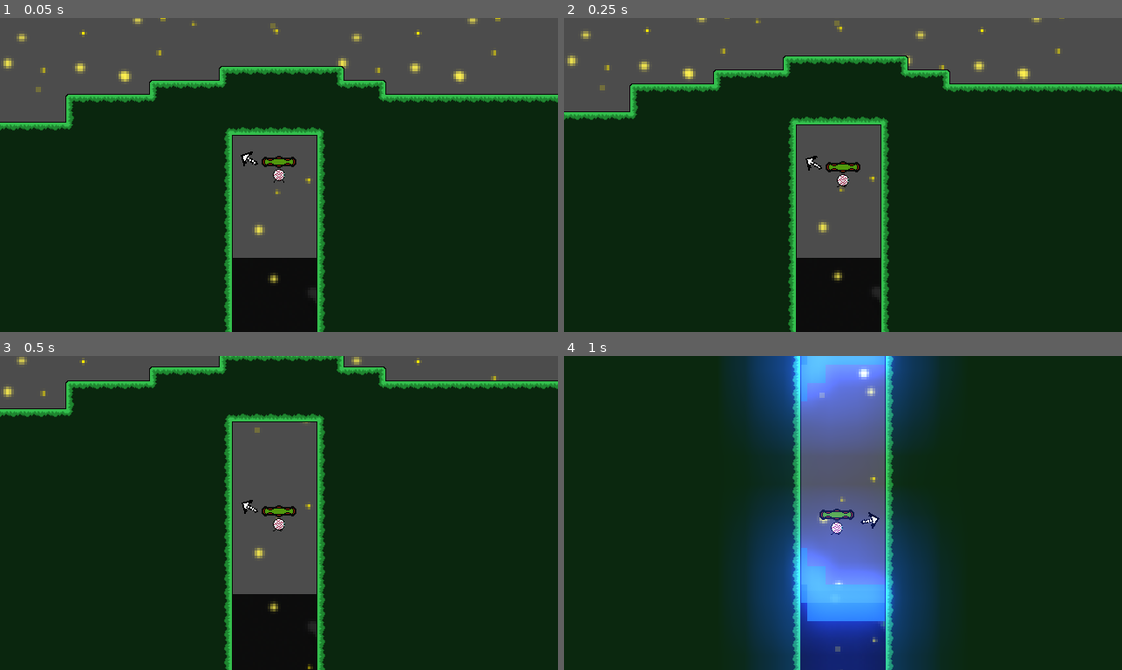
Above: before the commit, frames 1-4 (two rows, left to right).
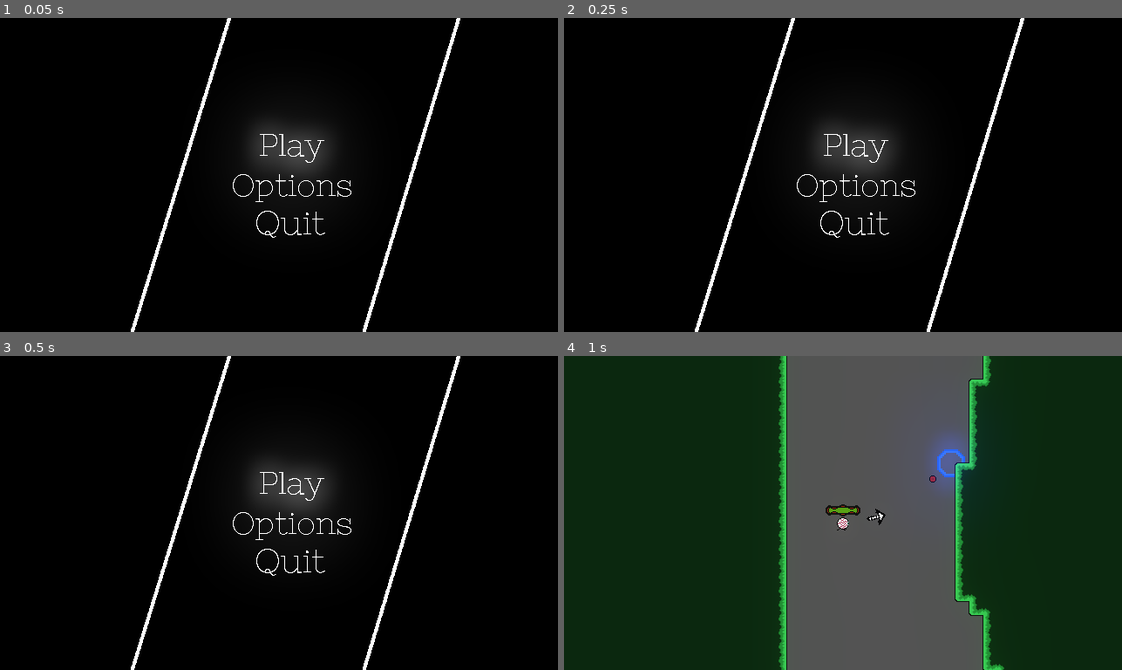
Above: after the commit, the same moments.

Repository: epimetheusgames/EyeSore
Game: Godot game, scene res://MainMenu.tscn
Two runs of this game, one before a commit and one after it. Both use one fixed random seed, a clock stepped at 60 frames per second and the inputs below. Before the commit the project starts from res://World.tscn.
Inputs (mouse positions are in pixels of both pictures, inside the frame that each line leads up to):
- Up to frame 1 (0.05 s): no input
- Up to frame 2 (0.25 s): no input
- Up to frame 3 (0.5 s): no input
- Up to frame 4 (1 s): tap Enter (ui_accept) at 0.5, 0.77 s; move the mouse to (965, 497) at 0.52 s; hold Up (Just_Arrowkey_Up) from 0.53 s (still down); click (965, 497) at 0.6 s; right-click (965, 497) at 0.8 s

The runs differ from the first frame. In frame 1, 94% of the frame differs, in the area x 0-100%, y 0-100%; in frame 2, 94%; in frame 3, 95%; in frame 4, 40%.
Error after the commit: Invalid get index 'bullet-type' (on base: 'Dictionary'). (res://Save_Data.gd:170)

Commit message:
audio players are now children of the main menu root node, and made a few small changes

Diff:
--- /dev/null
+++ b/OGPC_Project_Native_Directory/Death_SFX_Player.tscn
@@ -0,0 +1,6 @@
+[gd_scene load_steps=2 format=2]
+
+[ext_resource path="res://OWIE.ogg" type="AudioStream" id=1]
+
+[node name="OWIE_Player" type="AudioStreamPlayer"]
+stream = ExtResource( 1 )
--- /dev/null
+++ b/OGPC_Project_Native_Directory/Grass_Area_Music_Player.tscn
@@ -0,0 +1,9 @@
+[gd_scene load_steps=2 format=2]
+
+[ext_resource path="res://Jumper.wav" type="AudioStream" id=1]
+
+[node name="MusicPlayer" type="AudioStreamPlayer"]
+stream = ExtResource( 1 )
+volume_db = -28.0
+autoplay = true
+mix_target = 1
--- a/OGPC_Project_Native_Directory/MainMenu.tscn
+++ b/OGPC_Project_Native_Directory/MainMenu.tscn
@@ -1,8 +1,11 @@
-[gd_scene load_steps=6 format=2]
+[gd_scene load_steps=9 format=2]
 
 [ext_resource path="res://TestMenuBg.mp3" type="AudioStream" id=1]
 [ext_resource path="res://MainMenuHandler.gd" type="Script" id=2]
 [ext_resource path="res://OGPC-UI-Click-SFX-2.ogg" type="AudioStream" id=3]
+[ext_resource path="res://Death_SFX_Player.tscn" type="PackedScene" id=4]
+[ext_resource path="res://Grass_Area_Music_Player.tscn" type="PackedScene" id=5]
+[ext_resource path="res://Shooting_SFX_Player.tscn" type="PackedScene" id=6]
 
 [sub_resource type="Shader" id=1]
 
@@ -20,3 +23,9 @@
 [node name="ClickAudio" type="AudioStreamPlayer" parent="."]
 stream = ExtResource( 3 )
 volume_db = 2.622
+
+[node name="Grass_Area_Music_Player" parent="." instance=ExtResource( 5 )]
+
+[node name="OWIE_Player" parent="." instance=ExtResource( 4 )]
+
+[node name="Shooting_SFX_Player" parent="." instance=ExtResource( 6 )]
--- a/OGPC_Project_Native_Directory/MainMenuHandler.gd
+++ b/OGPC_Project_Native_Directory/MainMenuHandler.gd
@@ -7,6 +7,8 @@
 onready var ControlsMenu = preload("res://ControlsMenu.tscn")
 
 func _ready():
+	print($OWIE_Player.get_path())
+
 	add_child(MenuOptions.instance())
 	$BackgroundMusic.playing = true
 	# Play Main Menu Audio
--- a/OGPC_Project_Native_Directory/PixelatedBoss.tscn
+++ b/OGPC_Project_Native_Directory/PixelatedBoss.tscn
@@ -16,14 +16,14 @@
 "name": "idle",
 "speed": 5.0
 }, {
+"frames": [ ExtResource( 2 ), ExtResource( 4 ), ExtResource( 8 ), ExtResource( 4 ), ExtResource( 5 ) ],
+"loop": true,
+"name": "attacking",
+"speed": 5.0
+}, {
 "frames": [  ],
 "loop": true,
 "name": "damaged",
-"speed": 5.0
-}, {
-"frames": [ ExtResource( 2 ), ExtResource( 4 ), ExtResource( 8 ), ExtResource( 4 ), ExtResource( 5 ) ],
-"loop": true,
-"name": "attacking",
 "speed": 5.0
 } ]
 
--- a/OGPC_Project_Native_Directory/Player.gd
+++ b/OGPC_Project_Native_Directory/Player.gd
@@ -113,12 +113,12 @@
 	# if the player is below a certain y level, aka below the map, reset the scene (this is a way to kill the player, there are better ways but they take more time)
 	if position.y > 10000:
 		# TODO: Reset enemy positions
-		$OWIE_Player.play()
+		get_node("res://Death_SFX_Player.tscn").play()
 		position = respawn_position
 		player_health -= 3
 
 	if Input.is_action_just_pressed("self_destruct"):
-		$OWIE_Player.play()
+		get_node("/root/MainMenuRootNode/OWIE_Player").play()
 
 		position = respawn_position
 
@@ -198,7 +198,7 @@
 	if bullet_type == 0:
 		var player_normal_bullet = normal_bullet_file_path.instance()
 
-		$Shooting_SFX_Player.play()
+		get_node("/root/MainMenuRootNode/Shooting_SFX_Player").play()
 
 		get_parent().add_child(player_normal_bullet)
 
@@ -206,7 +206,7 @@
 	elif bullet_type == 1:
 		var player_shockwave_bullet = shockwave_bullet_file_path.instance()
 
-		$Shooting_SFX_Player.play()
+		get_node("/root/MainMenuRootNode/Shooting_SFX_Player").play()
 
 		get_parent().add_child(player_shockwave_bullet)
 
--- a/OGPC_Project_Native_Directory/Player.tscn
+++ b/OGPC_Project_Native_Directory/Player.tscn
@@ -1,15 +1,12 @@
-[gd_scene load_steps=48 format=2]
-
-[ext_resource path="res://Jumper.wav" type="AudioStream" id=1]
+[gd_scene load_steps=45 format=2]
+
 [ext_resource path="res://ProgressBar.tscn" type="PackedScene" id=2]
 [ext_resource path="res://Player.gd" type="Script" id=3]
-[ext_resource path="res://Player_Shooting_SFX_OGPC_Project_2022.wav" type="AudioStream" id=4]
 [ext_resource path="res://OGPC_Game_Project_Gun_Position_Indicator.png" type="Texture" id=5]
 [ext_resource path="res://Pixilart Sprite Sheet.png" type="Texture" id=6]
 [ext_resource path="res://OGPC_Project_Player_Spritesheet_New_Walk_Anim.png" type="Texture" id=7]
 [ext_resource path="res://OGPC_Project_Player_Health_Bar_Improved_Empty.png" type="Texture" id=8]
 [ext_resource path="res://OGPC_Project_Player_Health_Bar_Improved_Full.png" type="Texture" id=9]
-[ext_resource path="res://OWIE.ogg" type="AudioStream" id=10]
 [ext_resource path="res://OGPC_2022_Player_2_Jumping_Spritesheet.png" type="Texture" id=11]
 [ext_resource path="res://ogpc_project_player_2_spritesheet_new_walk_anim.png" type="Texture" id=12]
 
@@ -21,6 +18,121 @@
 atlas = ExtResource( 6 )
 region = Rect2( 192, 0, 16, 16 )
 
+[sub_resource type="AtlasTexture" id=85]
+flags = 1
+atlas = ExtResource( 6 )
+region = Rect2( 96, 0, 16, 16 )
+
+[sub_resource type="AtlasTexture" id=67]
+flags = 1
+atlas = ExtResource( 7 )
+region = Rect2( 352, 0, 16, 16 )
+
+[sub_resource type="AtlasTexture" id=68]
+flags = 1
+atlas = ExtResource( 7 )
+region = Rect2( 336, 0, 16, 16 )
+
+[sub_resource type="AtlasTexture" id=69]
+flags = 1
+atlas = ExtResource( 7 )
+region = Rect2( 320, 0, 16, 16 )
+
+[sub_resource type="AtlasTexture" id=70]
+flags = 1
+atlas = ExtResource( 7 )
+region = Rect2( 304, 0, 16, 16 )
+
+[sub_resource type="AtlasTexture" id=71]
+flags = 1
+atlas = ExtResource( 7 )
+region = Rect2( 288, 0, 16, 16 )
+
+[sub_resource type="AtlasTexture" id=72]
+flags = 1
+atlas = ExtResource( 7 )
+region = Rect2( 272, 0, 16, 16 )
+
+[sub_resource type="AtlasTexture" id=73]
+flags = 1
+atlas = ExtResource( 7 )
+region = Rect2( 256, 0, 16, 16 )
+
+[sub_resource type="AtlasTexture" id=74]
+flags = 1
+atlas = ExtResource( 7 )
+region = Rect2( 240, 0, 16, 16 )
+
+[sub_resource type="AtlasTexture" id=75]
+flags = 1
+atlas = ExtResource( 7 )
+region = Rect2( 224, 0, 16, 16 )
+
+[sub_resource type="AtlasTexture" id=76]
+flags = 1
+atlas = ExtResource( 7 )
+region = Rect2( 208, 0, 16, 16 )
+
+[sub_resource type="AtlasTexture" id=77]
+flags = 1
+atlas = ExtResource( 7 )
+region = Rect2( 192, 0, 16, 16 )
+
+[sub_resource type="AtlasTexture" id=56]
+flags = 1
+atlas = ExtResource( 6 )
+region = Rect2( 16, 0, 16, 16 )
+
+[sub_resource type="AtlasTexture" id=57]
+flags = 1
+atlas = ExtResource( 6 )
+region = Rect2( 32, 0, 16, 16 )
+
+[sub_resource type="AtlasTexture" id=58]
+flags = 1
+atlas = ExtResource( 6 )
+region = Rect2( 48, 0, 16, 16 )
+
+[sub_resource type="AtlasTexture" id=59]
+flags = 1
+atlas = ExtResource( 6 )
+region = Rect2( 64, 0, 16, 16 )
+
+[sub_resource type="AtlasTexture" id=60]
+flags = 1
+atlas = ExtResource( 6 )
+region = Rect2( 80, 0, 16, 16 )
+
+[sub_resource type="AtlasTexture" id=61]
+flags = 1
+atlas = ExtResource( 6 )
+region = Rect2( 96, 0, 16, 16 )
+
+[sub_resource type="AtlasTexture" id=62]
+flags = 1
+atlas = ExtResource( 6 )
+region = Rect2( 112, 0, 16, 16 )
+
+[sub_resource type="AtlasTexture" id=63]
+flags = 1
+atlas = ExtResource( 6 )
+region = Rect2( 128, 0, 16, 16 )
+
+[sub_resource type="AtlasTexture" id=64]
+flags = 1
+atlas = ExtResource( 6 )
+region = Rect2( 144, 0, 16, 16 )
+
+[sub_resource type="AtlasTexture" id=65]
+flags = 1
+atlas = ExtResource( 6 )
+region = Rect2( 160, 0, 16, 16 )
+
+[sub_resource type="AtlasTexture" id=66]
+flags = 1
+atlas = ExtResource( 6 )
+region = Rect2( 176, 0, 16, 16 )
+
 [sub_resource type="AtlasTexture" id=78]
 flags = 1
 atlas = ExtResource( 11 )
@@ -36,150 +148,35 @@
 atlas = ExtResource( 11 )
 region = Rect2( 32, 0, 16, 16 )
 
-[sub_resource type="AtlasTexture" id=67]
-flags = 1
-atlas = ExtResource( 7 )
-region = Rect2( 352, 0, 16, 16 )
-
-[sub_resource type="AtlasTexture" id=68]
-flags = 1
-atlas = ExtResource( 7 )
-region = Rect2( 336, 0, 16, 16 )
-
-[sub_resource type="AtlasTexture" id=69]
-flags = 1
-atlas = ExtResource( 7 )
-region = Rect2( 320, 0, 16, 16 )
-
-[sub_resource type="AtlasTexture" id=70]
-flags = 1
-atlas = ExtResource( 7 )
-region = Rect2( 304, 0, 16, 16 )
-
-[sub_resource type="AtlasTexture" id=71]
-flags = 1
-atlas = ExtResource( 7 )
-region = Rect2( 288, 0, 16, 16 )
-
-[sub_resource type="AtlasTexture" id=72]
-flags = 1
-atlas = ExtResource( 7 )
-region = Rect2( 272, 0, 16, 16 )
-
-[sub_resource type="AtlasTexture" id=73]
-flags = 1
-atlas = ExtResource( 7 )
-region = Rect2( 256, 0, 16, 16 )
-
-[sub_resource type="AtlasTexture" id=74]
-flags = 1
-atlas = ExtResource( 7 )
-region = Rect2( 240, 0, 16, 16 )
-
-[sub_resource type="AtlasTexture" id=75]
-flags = 1
-atlas = ExtResource( 7 )
-region = Rect2( 224, 0, 16, 16 )
-
-[sub_resource type="AtlasTexture" id=76]
-flags = 1
-atlas = ExtResource( 7 )
-region = Rect2( 208, 0, 16, 16 )
-
-[sub_resource type="AtlasTexture" id=77]
-flags = 1
-atlas = ExtResource( 7 )
-region = Rect2( 192, 0, 16, 16 )
-
-[sub_resource type="AtlasTexture" id=56]
-flags = 1
-atlas = ExtResource( 6 )
+[sub_resource type="AtlasTexture" id=90]
+flags = 1
+atlas = ExtResource( 12 )
+region = Rect2( 48, 0, 16, 16 )
+
+[sub_resource type="AtlasTexture" id=91]
+flags = 1
+atlas = ExtResource( 12 )
+region = Rect2( 64, 0, 16, 16 )
+
+[sub_resource type="AtlasTexture" id=92]
+flags = 1
+atlas = ExtResource( 12 )
+region = Rect2( 80, 0, 16, 16 )
+
+[sub_resource type="AtlasTexture" id=87]
+flags = 1
+atlas = ExtResource( 12 )
+region = Rect2( 0, 0, 16, 16 )
+
+[sub_resource type="AtlasTexture" id=88]
+flags = 1
+atlas = ExtResource( 12 )
 region = Rect2( 16, 0, 16, 16 )
 
-[sub_resource type="AtlasTexture" id=57]
-flags = 1
-atlas = ExtResource( 6 )
+[sub_resource type="AtlasTexture" id=89]
+flags = 1
+atlas = ExtResource( 12 )
 region = Rect2( 32, 0, 16, 16 )
-
-[sub_resource type="AtlasTexture" id=58]
-flags = 1
-atlas = ExtResource( 6 )
-region = Rect2( 48, 0, 16, 16 )
-
-[sub_resource type="AtlasTexture" id=59]
-flags = 1
-atlas = ExtResource( 6 )
-region = Rect2( 64, 0, 16, 16 )
-
-[sub_resource type="AtlasTexture" id=60]
-flags = 1
-atlas = ExtResource( 6 )
-region = Rect2( 80, 0, 16, 16 )
-
-[sub_resource type="AtlasTexture" id=61]
-flags = 1
-atlas = ExtResource( 6 )
-region = Rect2( 96, 0, 16, 16 )
-
-[sub_resource type="AtlasTexture" id=62]
-flags = 1
-atlas = ExtResource( 6 )
-region = Rect2( 112, 0, 16, 16 )
-
-[sub_resource type="AtlasTexture" id=63]
-flags = 1
-atlas = ExtResource( 6 )
-region = Rect2( 128, 0, 16, 16 )
-
-[sub_resource type="AtlasTexture" id=64]
-flags = 1
-atlas = ExtResource( 6 )
-region = Rect2( 144, 0, 16, 16 )
-
-[sub_resource type="AtlasTexture" id=65]
-flags = 1
-atlas = ExtResource( 6 )
-region = Rect2( 160, 0, 16, 16 )
-
-[sub_resource type="AtlasTexture" id=66]
-flags = 1
-atlas = ExtResource( 6 )
-region = Rect2( 176, 0, 16, 16 )
-
-[sub_resource type="AtlasTexture" id=87]
-flags = 1
-atlas = ExtResource( 12 )
-region = Rect2( 0, 0, 16, 16 )
-
-[sub_resource type="AtlasTexture" id=88]
-flags = 1
-atlas = ExtResource( 12 )
-region = Rect2( 16, 0, 16, 16 )
-
-[sub_resource type="AtlasTexture" id=89]
-flags = 1
-atlas = ExtResource( 12 )
-region = Rect2( 32, 0, 16, 16 )
-
-[sub_resource type="AtlasTexture" id=90]
-flags = 1
-atlas = ExtResource( 12 )
-region = Rect2( 48, 0, 16, 16 )
-
-[sub_resource type="AtlasTexture" id=91]
-flags = 1
-atlas = ExtResource( 12 )
-region = Rect2( 64, 0, 16, 16 )
-
-[sub_resource type="AtlasTexture" id=92]
-flags = 1
-atlas = ExtResource( 12 )
-region = Rect2( 80, 0, 16, 16 )
-
-[sub_resource type="AtlasTexture" id=85]
-flags = 1
-atlas = ExtResource( 6 )
-region = Rect2( 96, 0, 16, 16 )
 
 [sub_resource type="SpriteFrames" id=1]
 animations = [ {
@@ -187,47 +184,41 @@
 "loop": true,
 "name": "Idle_Left",
 "speed": 5.0
+}, {
+"frames": [ SubResource( 85 ) ],
+"loop": true,
+"name": "Idle_Right",
+"speed": 5.0
+}, {
+"frames": [ SubResource( 67 ), SubResource( 68 ), SubResource( 69 ), SubResource( 70 ), SubResource( 71 ), SubResource( 72 ), SubResource( 73 ), SubResource( 74 ), SubResource( 75 ), SubResource( 76 ), SubResource( 77 ) ],
+"loop": true,
+"name": "Walking_Left",
+"speed": 14.0
+}, {
+"frames": [ SubResource( 56 ), SubResource( 57 ), SubResource( 58 ), SubResource( 59 ), SubResource( 60 ), SubResource( 61 ), SubResource( 62 ), SubResource( 63 ), SubResource( 64 ), SubResource( 65 ), SubResource( 66 ) ],
+"loop": true,
+"name": "Walking_Right",
+"speed": 14.0
 }, {
 "frames": [ SubResource( 78 ), SubResource( 79 ), SubResource( 80 ) ],
 "loop": false,
 "name": "Jumping_Center",
 "speed": 15.0
 }, {
-"frames": [ SubResource( 67 ), SubResource( 68 ), SubResource( 69 ), SubResource( 70 ), SubResource( 71 ), SubResource( 72 ), SubResource( 73 ), SubResource( 74 ), SubResource( 75 ), SubResource( 76 ), SubResource( 77 ) ],
-"loop": true,
-"name": "Walking_Left",
-"speed": 14.0
-}, {
-"frames": [ SubResource( 56 ), SubResource( 57 ), SubResource( 58 ), SubResource( 59 ), SubResource( 60 ), SubResource( 61 ), SubResource( 62 ), SubResource( 63 ), SubResource( 64 ), SubResource( 65 ), SubResource( 66 ) ],
-"loop": true,
-"name": "Walking_Right",
-"speed": 14.0
+"frames": [ SubResource( 90 ), SubResource( 91 ), SubResource( 92 ) ],
+"loop": false,
+"name": "Jumping_Right",
+"speed": 15.0
 }, {
 "frames": [ SubResource( 87 ), SubResource( 88 ), SubResource( 89 ) ],
 "loop": false,
 "name": "Jumping_Left",
 "speed": 15.0
-}, {
-"frames": [ SubResource( 90 ), SubResource( 91 ), SubResource( 92 ) ],
-"loop": false,
-"name": "Jumping_Right",
-"speed": 15.0
-}, {
-"frames": [ SubResource( 85 ) ],
-"loop": true,
-"name": "Idle_Right",
-"speed": 5.0
 } ]
 
 [node name="Player_Body" type="KinematicBody2D"]
 collision_layer = 2
 script = ExtResource( 3 )
-
-[node name="MusicPlayer" type="AudioStreamPlayer" parent="."]
-stream = ExtResource( 1 )
-volume_db = -28.0
-autoplay = true
-mix_target = 1
 
 [node name="CollisionShape2D" type="CollisionShape2D" parent="."]
 position = Vector2( 0, -7.9 )
@@ -257,12 +248,6 @@
 
 [node name="Player_Bullet_Position" type="Position2D" parent="Player_Gun_Base"]
 rotation = -1.5708
-
-[node name="Shooting_SFX_Player" type="AudioStreamPlayer" parent="."]
-stream = ExtResource( 4 )
-
-[node name="OWIE_Player" type="AudioStreamPlayer" parent="."]
-stream = ExtResource( 10 )
 
 [node name="ProgressBar" parent="." instance=ExtResource( 2 )]
 modulate = Color( 1, 1, 1, 1 )
--- a/OGPC_Project_Native_Directory/Player_Bullet_Shockwave.gd
+++ b/OGPC_Project_Native_Directory/Player_Bullet_Shockwave.gd
@@ -3,7 +3,7 @@
 var grow = 0.01
 var grow_amount = 2
 var speedup_timer = 11
-var despawn_timer = 42
+var despawn_timer = 30
 
 var used = false
 var player_hit = false
--- a/OGPC_Project_Native_Directory/Player_Shockwave_Bullet.tscn
+++ b/OGPC_Project_Native_Directory/Player_Shockwave_Bullet.tscn
@@ -4,7 +4,7 @@
 [ext_resource path="res://Player_Shockwave_Bullet.gd" type="Script" id=2]
 
 [sub_resource type="CircleShape2D" id=1]
-radius = 5.0
+radius = 4.0
 
 [node name="KinematicBody2D" type="KinematicBody2D"]
 show_behind_parent = true
--- /dev/null
+++ b/OGPC_Project_Native_Directory/Shooting_SFX_Player.tscn
@@ -0,0 +1,6 @@
+[gd_scene load_steps=2 format=2]
+
+[ext_resource path="res://Player_Shooting_SFX_OGPC_Project_2022.wav" type="AudioStream" id=1]
+
+[node name="Shooting_SFX_Player" type="AudioStreamPlayer"]
+stream = ExtResource( 1 )
--- a/OGPC_Project_Native_Directory/project.godot
+++ b/OGPC_Project_Native_Directory/project.godot
@@ -11,7 +11,7 @@
 [application]
 
 config/name="OGPC_Game_Project_2022"
-run/main_scene="res://World.tscn"
+run/main_scene="res://MainMenu.tscn"
 boot_splash/image="res://OGPC_Project_Singular_Grass_Block_Sprite.png"
 config/icon="res://icon.png"
 
